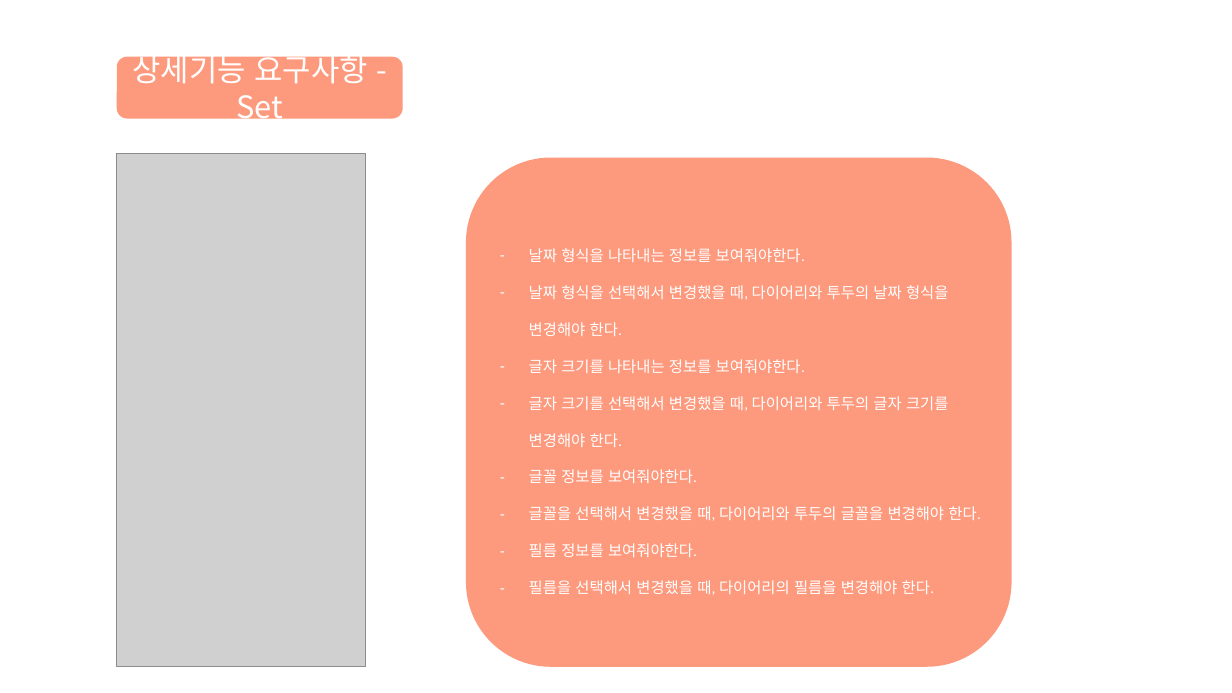
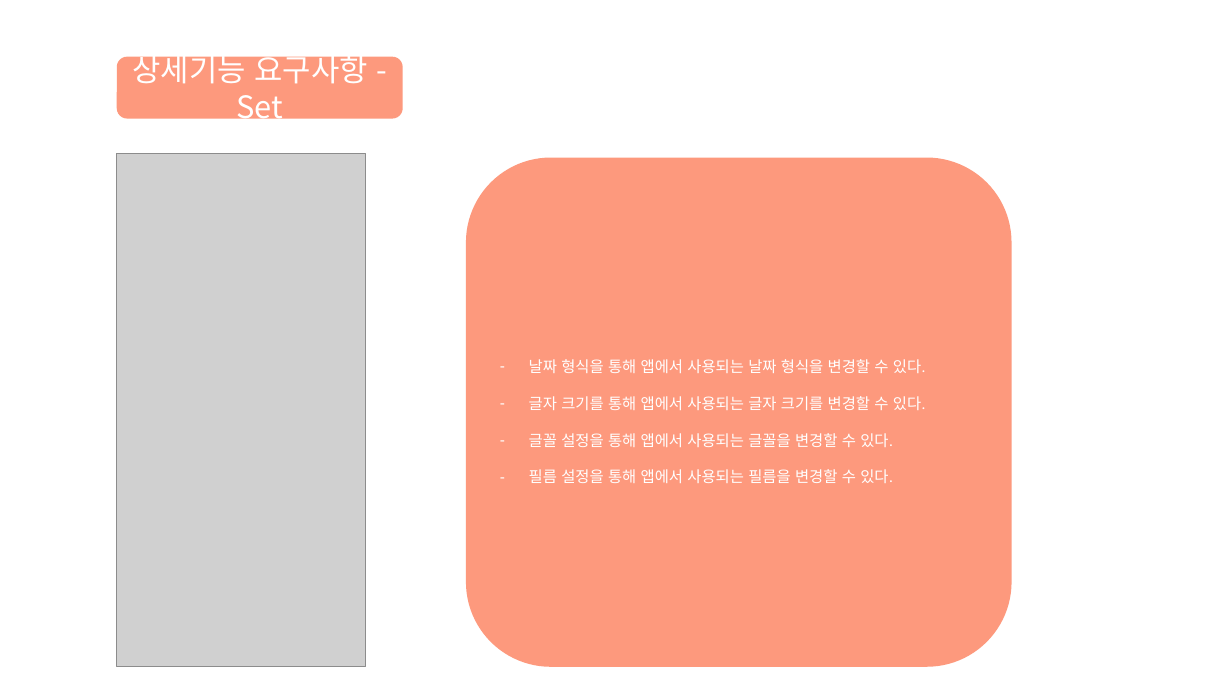
Before and after one commit to chaeHaram/University, a slide deck: slide 5 of 4-1/소프트웨어 종합설계/7주차/졸업작품 요구사항분석.pptx. Drawn at 1232x693 pixels with LibreOffice and Linux fonts; fonts in the diff are those of the drawing; grey boxes stand for pictures. Boxes give left, top, right and bottom in pixels: in the first picture for what was removed or moved away, otherwise in the second. Text is boxed around its words. In the diff, an @@ line names an element or a change of style, - is before the commit and + after.

```diff
--- a/4-1/소프트웨어 종합설계/7주차/졸업작품 요구사항분석.pptx
+++ b/4-1/소프트웨어 종합설계/7주차/졸업작품 요구사항분석.pptx
@@ text in rounded rectangle at [529, 359, 926, 483]: text changed @@
-– 날짜 형식을 나타내는 정보를 보여줘야한다.
-– 날짜 형식을 선택해서 변경했을 때, 다이어리와 투두의 날짜 형식을 변경해야 한다.
-– 글자 크기를 나타내는 정보를 보여줘야한다.
-– 글자 크기를 선택해서 변경했을 때, 다이어리와 투두의 글자 크기를 변경해야 한다.
-– 글꼴 정보를 보여줘야한다.
-– 글꼴을 선택해서 변경했을 때, 다이어리와 투두의 글꼴을 변경해야 한다.
-– 필름 정보를 보여줘야한다.
-– 필름을 선택해서 변경했을 때, 다이어리의 필름을 변경해야 한다.
+– 날짜 형식을 통해 앱에서 사용되는 날짜 형식을 변경할 수 있다.
+– 글자 크기를 통해 앱에서 사용되는 글자 크기를 변경할 수 있다.
+– 글꼴 설정을 통해 앱에서 사용되는 글꼴을 변경할 수 있다.
+– 필름 설정을 통해 앱에서 사용되는 필름을 변경할 수 있다.
```
Also in this commit, not shown: 3 other slides changed, 3 other files.
